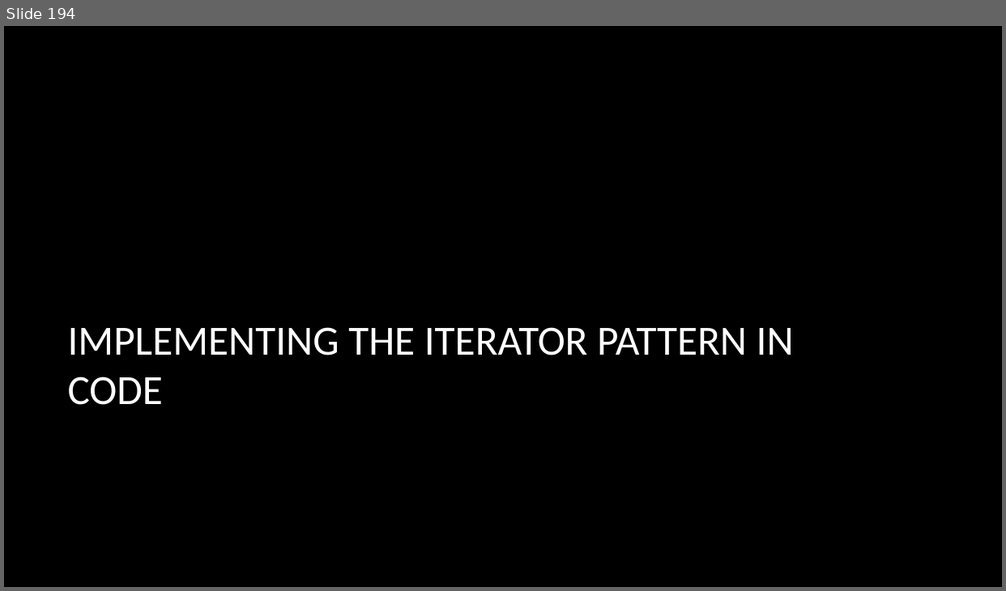
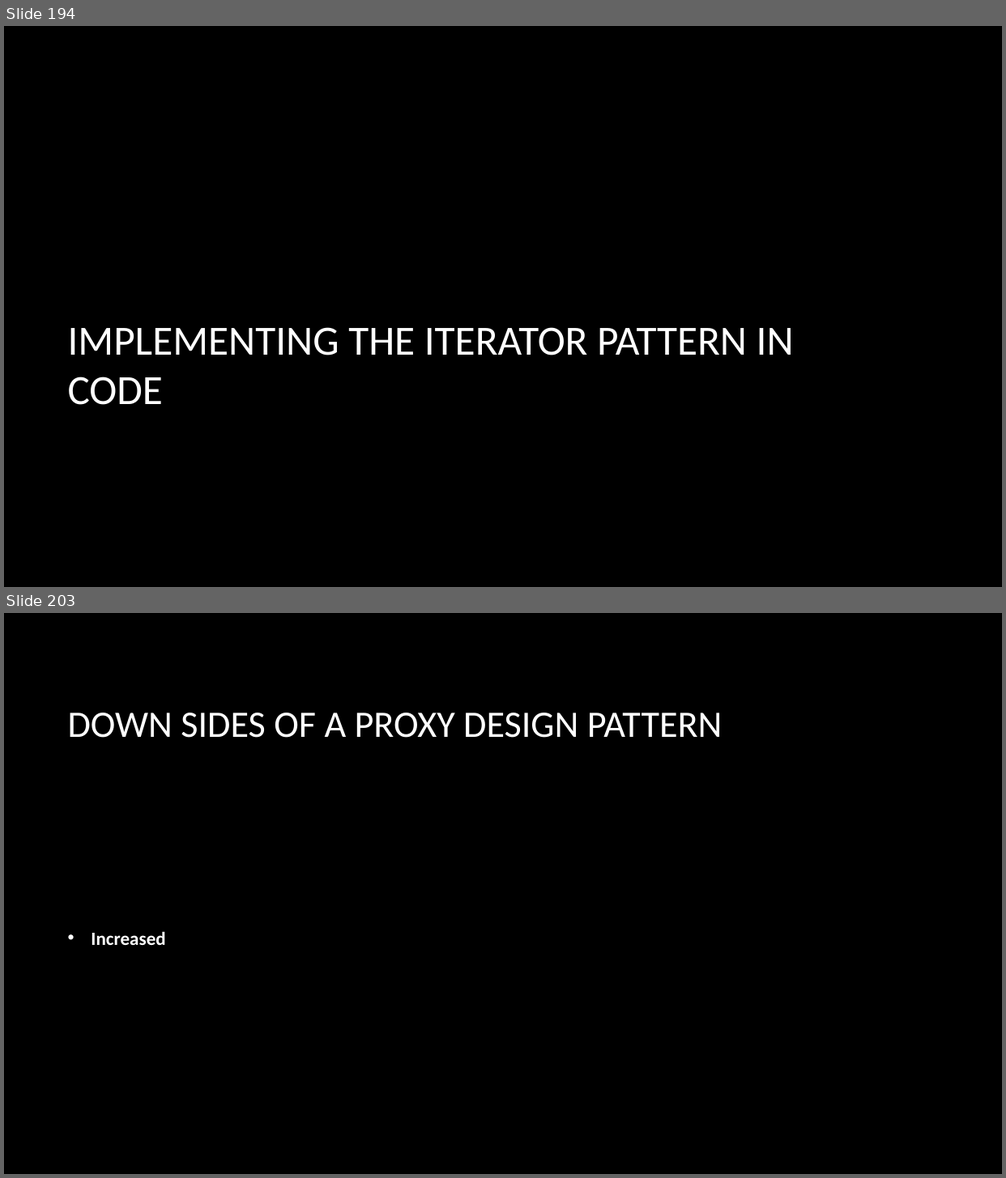
Before and after one commit to dundane/CSC360Demos, a slide deck: CSC360Demo/Design Patterns Slide Show.pptx. Shown one above the other, each under a label of ours: slide 194 before the commit, slides 194 and 203 after it; the slides between them are not shown. The pictures are 1006x591 and 1006x1178 pixels, drawn with LibreOffice and Linux fonts; fonts in the diff are those of the drawing; background and template pictures are left out. Boxes give left, top, right and bottom in pixels: in the first picture for what was removed or moved away, otherwise in the second. Text is boxed around its words. In the diff, an @@ line names an element or a change of style, - is before the commit and + after.

Commit message:
Adding Proxy and Flyweight

```diff
--- a/CSC360Demo/Design Patterns Slide Show.pptx
+++ b/CSC360Demo/Design Patterns Slide Show.pptx
@@ slide 203 added at (4, 613, 1002, 1174), background picture (left out) @@
@@ title added at (68, 713, 722, 738), 36 pt, text #FFFFFF @@
+DOWN SIDES OF A PROXY DESIGN PATTERN
@@ text added at (91, 931, 165, 945), 18 pt, text #FFFFFF, bold @@
+• Increased
```
Also in this commit, not shown: 30 other slides added, 11 other files.
